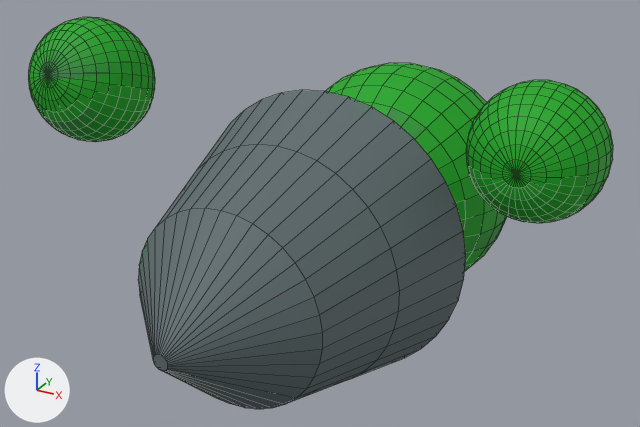
A saved change to the FBX model Assets/Characters/MainCharacter.fbx.
Rendered twice from a 50 mm camera at (2.18, -4.29, 2.15) aimed at (-0.09, -0.16, 0.08). The lights are fixed; the arrows at lower left show +X, +Y and +Z. Both versions are drawn at frame 2 of the action 'Armature|ArmatureAction'; the numbers are the values there. The bones that bend it are drawn over the model as lines. Mesh edges are drawn as thin lines.

The first picture shows 'CharacterModel'.
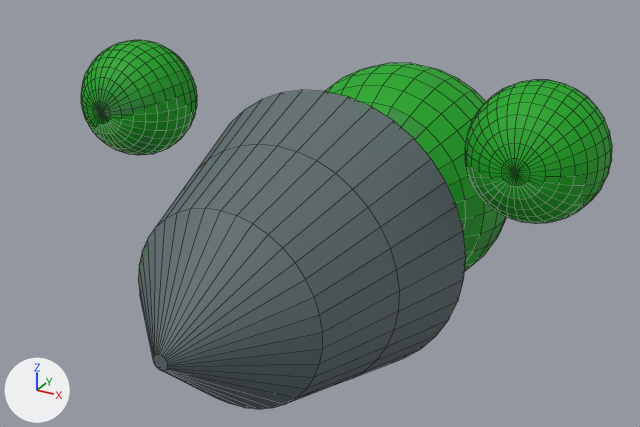
The change in detail:
Bone 'Arm.Right' (bone_arm_right) turns from (-13, 12, -3) to (0, 0, 0) degrees about its own x, y and z.
Bone 'Arm.Left' (bone_arm_left) turns from (0, 0, 0) to (-1, -1, 0) degrees about its own x, y and z.

Pixel boxes (x1, y1, x2, y2) of what changed, in the pictures (640 x 427 px):
'CharacterModel', posed (9% narrower): before (28, 17, 613, 409); after (81, 40, 612, 409)
